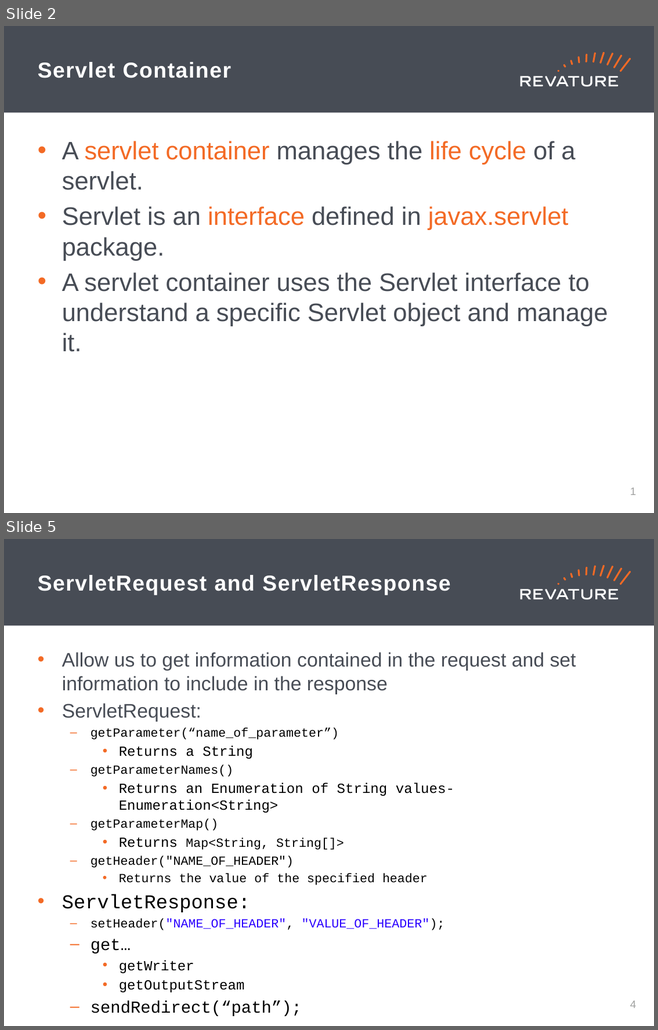
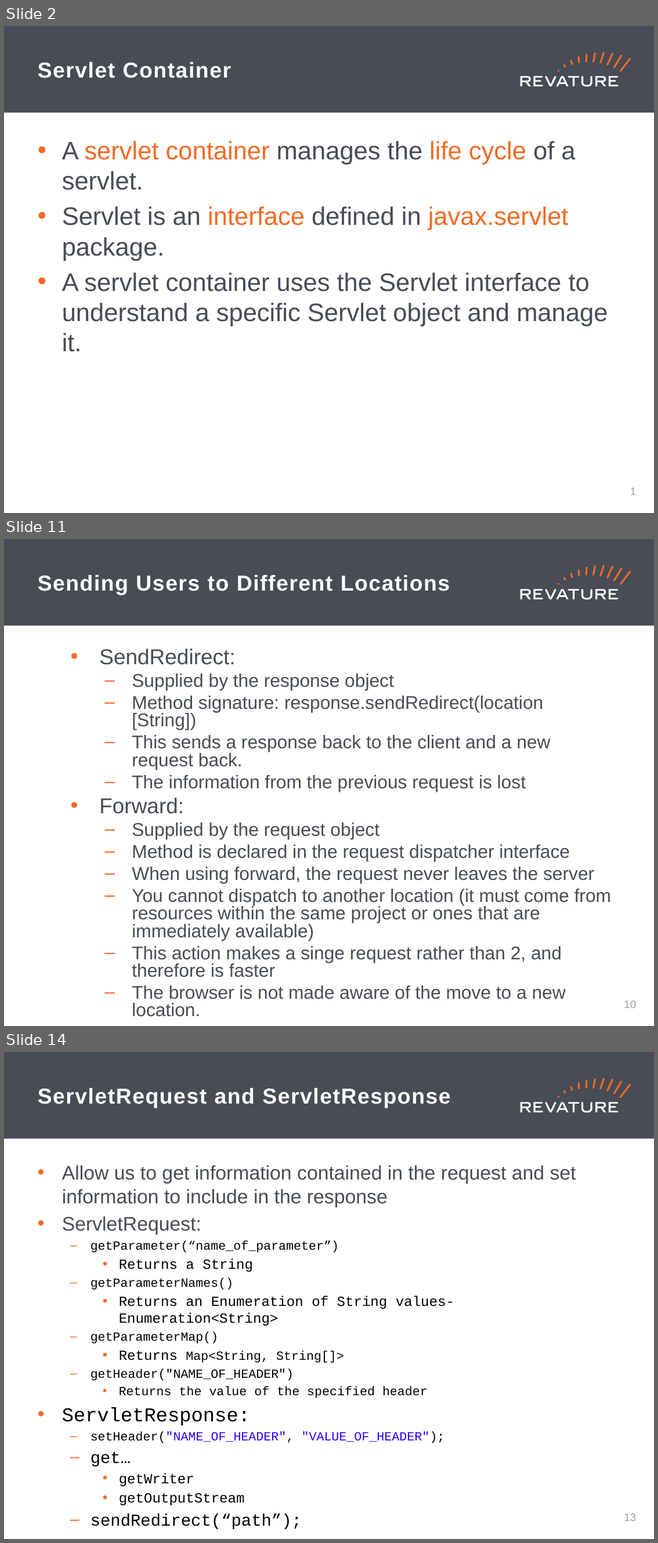
Before and after one commit to jhigherevature/8302021_RAP, a slide deck: powerpoints/Day_33.pptx. Shown one above the other, each under a label of ours: slides 2 and 5 before the commit, slides 2, 11 and 14 after it; the slides between them are not shown. The pictures are 658x1030 and 658x1543 pixels, drawn with LibreOffice and Linux fonts; fonts in the diff are those of the drawing. Boxes give left, top, right and bottom in pixels: in the first picture for what was removed or moved away, otherwise in the second. Text is boxed around its words. In the diff, an @@ line names an element or a change of style, - is before the commit and + after.

```diff
--- a/powerpoints/Day_33.pptx
+++ b/powerpoints/Day_33.pptx
@@ slide 11 added at [4,539,654,1026], background #FFFFFF; not listed: 19 template elements that a slide beside it also shows @@
@@ title added at [38,575,449,595], 24 pt, text #FFFFFF, bold @@
+Sending Users to Different Locations
@@ text added at [99,649,611,1017], 20.4 pt, text #474C55 @@
+• SendRedirect:
+  – Supplied by the response object
+  – Method signature: response.sendRedirect(location [String])
+  – This sends a response back to the client and a new request back.
+  – The information from the previous request is lost
+• Forward:
+  – Supplied by the request object
+  – Method is declared in the request dispatcher interface
+  – When using forward, the request never leaves the server
+  – You cannot dispatch to another location (it must come from resources within the same project or ones that are immediately available)
+  – This action makes a singe request rather than 2, and therefore is faster
+  – The browser is not made aware of the move to a new location.
@@ page number added at [623,1001,636,1008], 12 pt, text #A0A1A0 @@
+10
@@ what was slide 5 is now slide 14 @@
@@ page number at [623,1514,636,1521]: text changed @@
-4
+13
```
Also in this commit, not shown: 2 slides changed, 8 other slides added.
